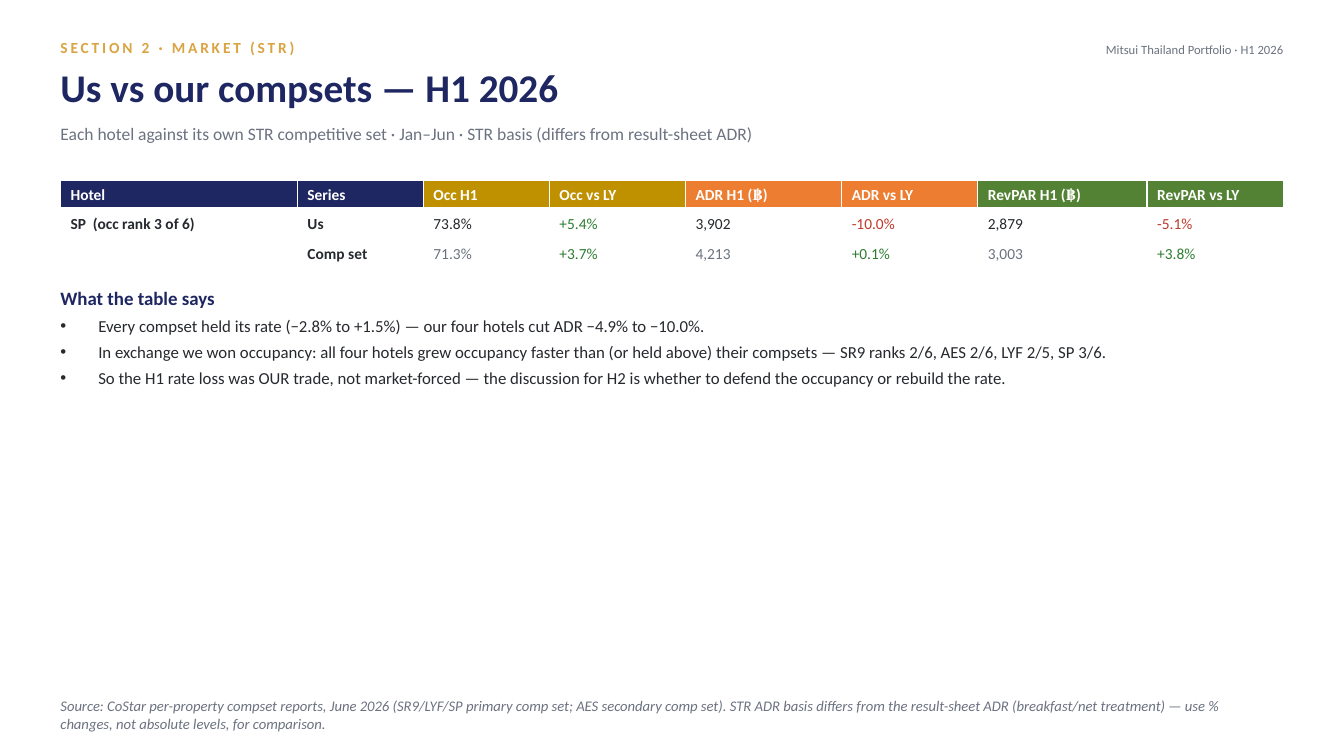
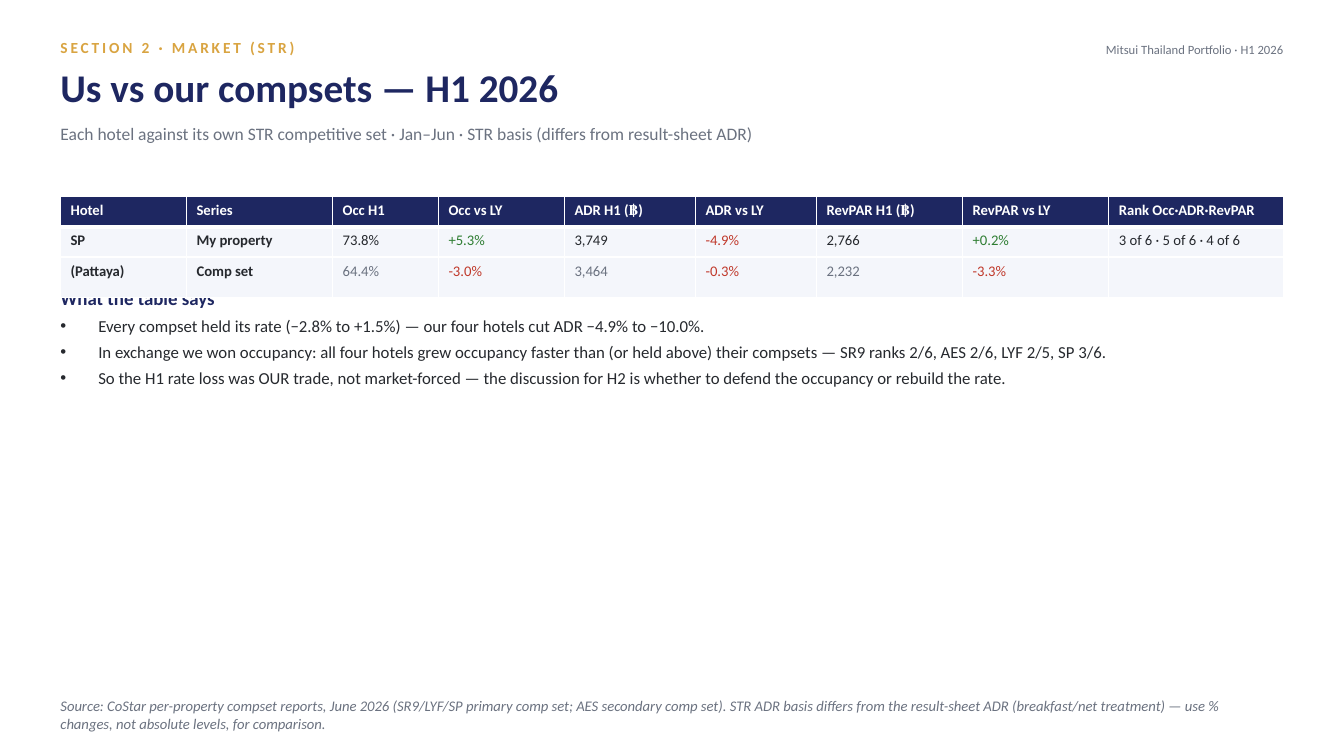
Before and after one commit to Chavin2543/mae-workspace, a slide deck: slide 18 of output/Portfolio_Performance_Report_H1-2026.pptx. Drawn at 1344x756 pixels with LibreOffice and Linux fonts; fonts in the diff are those of the drawing. Boxes give left, top, right and bottom in pixels: in the first picture for what was removed or moved away, otherwise in the second. Text is boxed around its words. In the diff, an @@ line names an element or a change of style, - is before the commit and + after.

```diff
--- a/output/Portfolio_Performance_Report_H1-2026.pptx
+++ b/output/Portfolio_Performance_Report_H1-2026.pptx
@@ table at box(60, 197, 1284, 287) @@
-column 1: Hotel | SP (occ rank 3 of 6) | 
-column 2: Series | Us | Comp set
-column 3: Occ H1 | 73.8% | 71.3%
-column 4: Occ vs LY | +5.4% | +3.7%
-column 5: ADR H1 (฿) | 3,902 | 4,213
-column 6: ADR vs LY | -10.0% | +0.1%
-column 7: RevPAR H1 (฿) | 2,879 | 3,003
-column 8: RevPAR vs LY | -5.1% | +3.8%
+column 1: Hotel | SP | (Pattaya)
+column 2: Series | My property | Comp set
+column 3: Occ H1 | 73.8% | 64.4%
+column 4: Occ vs LY | +5.3% | -3.0%
+column 5: ADR H1 (฿) | 3,749 | 3,464
+column 6: ADR vs LY | -4.9% | -0.3%
+column 7: RevPAR H1 (฿) | 2,766 | 2,232
+column 8: RevPAR vs LY | +0.2% | -3.3%
+column 9: Rank Occ·ADR·RevPAR | 3 of 6 · 5 of 6 · 4 of 6 | 
@@ table: place and size @@
-table at box(60, 180, 1284, 279)
+table at box(60, 197, 1284, 287)
```
Also in this commit, not shown: 6 other slides changed, 2 other files.
